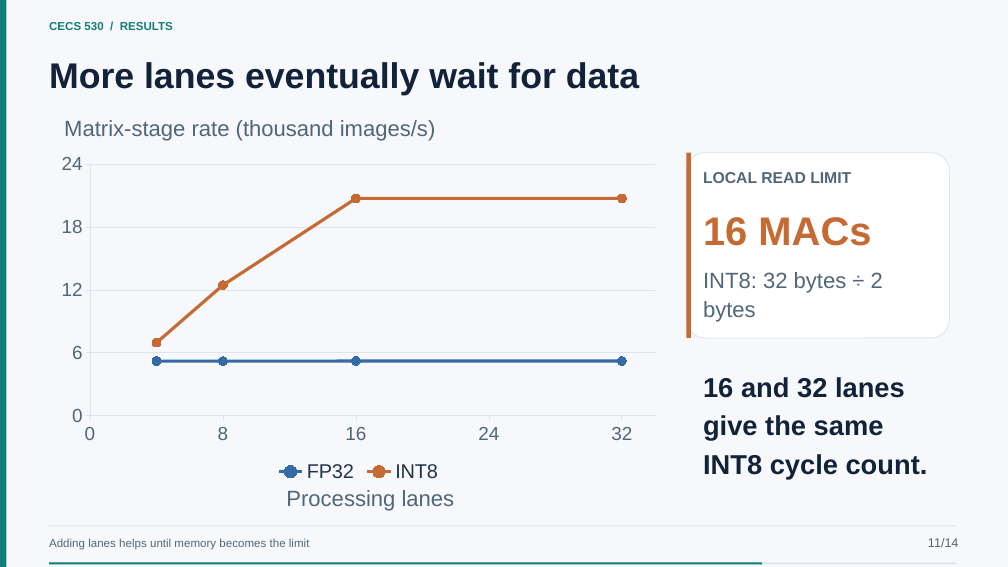
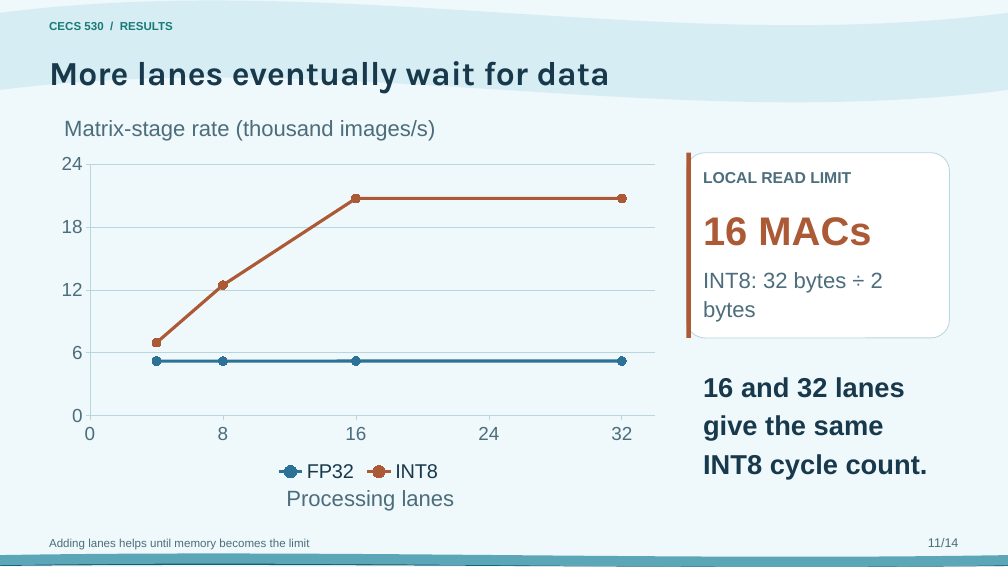
Before and after one commit to EnragedWaters/CECS-530-Quantized-Neural-Network-Accelerator, a slide deck: slide 11 of presentation/project-presentation.pptx. Drawn at 1008x567 pixels with LibreOffice and Linux fonts; fonts in the diff are those of the drawing. Boxes give left, top, right and bottom in pixels: in the first picture for what was removed or moved away, otherwise in the second. Text is boxed around its words. In the diff, an @@ line names an element or a change of style, - is before the commit and + after.

Commit message:
Use Ocean Waves theme for project presentation

```diff
--- a/presentation/project-presentation.pptx
+++ b/presentation/project-presentation.pptx
@@ background #F6F8FB to #EFF8FB @@
@@ rectangle removed at (0, 0, 7, 567) @@
@@ wave added at (0, 0, 1008, 103), fill #D7EDF4 @@
@@ text "CECS 530 / RESULTS" at (49, 22, 173, 30): text colour #147D78 to #187A75 @@
@@ text "More lanes eventually wait for ..." at (49, 61, 610, 94): size 34 to 32 pt, font Arial to Karla, text colour #122339 to #18394C @@
@@ scatter lines chart at (49, 147, 668, 487) @@
@@ colour of FP32 #356BA5 to #2B7296 @@
@@ colour of INT8 #C46A32 to #AB5A35 @@
@@ category axis changed @@
@@ value axis changed @@
@@ background changed @@
@@ lettering changed @@
@@ rounded rectangle at (687, 153, 950, 338): outline #DCE5EE 0.8 pt to #B9D6DF 0.8 pt @@
@@ rectangle at (687, 153, 691, 338): fill #C46A32 to #AB5A35 @@
@@ text "16 MACs" at (703, 217, 871, 246): text colour #C46A32 to #AB5A35 @@
@@ text "16 and 32 lanes" at (703, 377, 928, 479): text colour #122339 to #18394C @@
@@ text "Adding lanes helps until memory ..." at (49, 538, 310, 550): text colour #52667A to #4C6D7B @@
@@ text "11/14" at (928, 538, 959, 547): text colour #52667A to #4C6D7B @@
@@ wave added at (0, 559, 1008, 567), fill #175B7A @@
@@ wave added at (0, 554, 1008, 567), fill #5BA7B8 @@
@@ rectangle removed at (49, 563, 957, 565) @@
@@ rectangle removed at (49, 563, 762, 565) @@
```
Also in this commit, not shown: 17 other slides changed, 2 other files.
